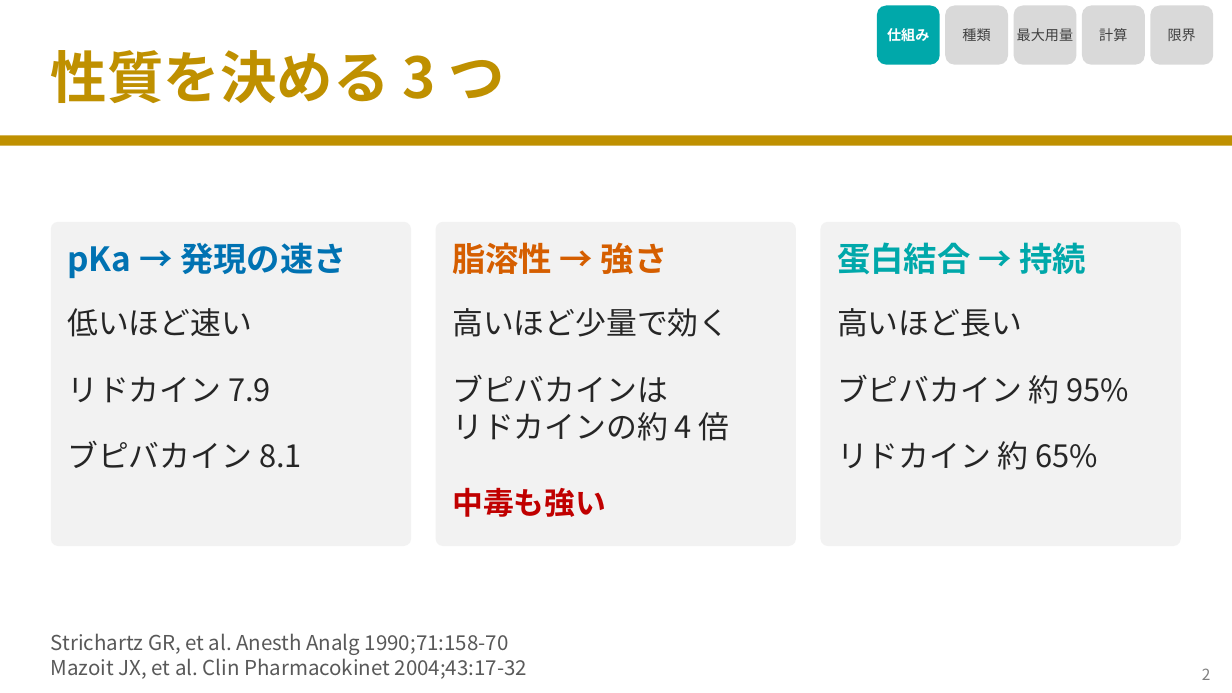
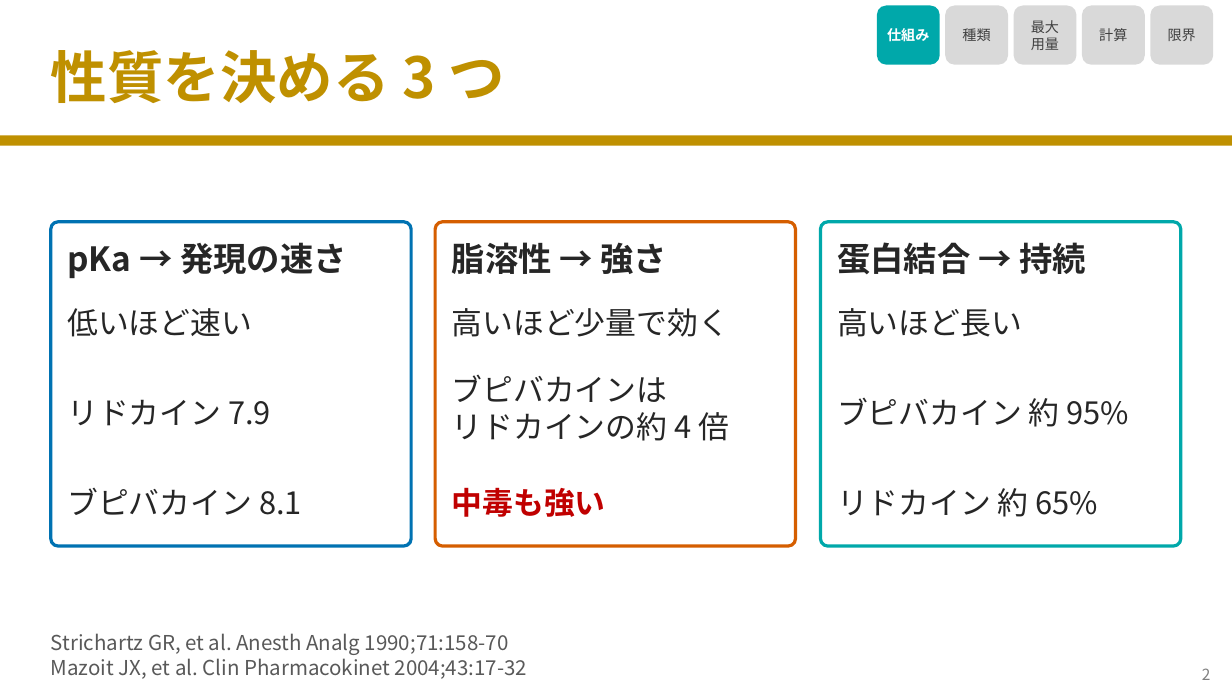
Before and after one commit to nobumitsu-3141/Anes-lecture, a slide deck: slide 3 of slides/3-11_local_anesthetics/3-11_local_anesthetics.pptx. Drawn at 1232x693 pixels with LibreOffice and Linux fonts; fonts in the diff are those of the drawing. Boxes give left, top, right and bottom in pixels: in the first picture for what was removed or moved away, otherwise in the second. Text is boxed around its words. In the diff, an @@ line names an element or a change of style, - is before the commit and + after.

```diff
--- a/slides/3-11_local_anesthetics/3-11_local_anesthetics.pptx
+++ b/slides/3-11_local_anesthetics/3-11_local_anesthetics.pptx
@@ text in rounded rectangle at [1031, 20, 1059, 50]: text changed @@
-最大用量
+最大
+用量
@@ rounded rectangle at [51, 222, 411, 546]: fill #F2F2F2 to #FFFFFF; outline none to #0072B2 2.5 pt @@
@@ text "pKa → 発現の速さ" at [67, 242, 347, 278]: text colour #0072B2 to #262626 @@
@@ rounded rectangle at [435, 222, 796, 546]: fill #F2F2F2 to #FFFFFF; outline none to #D55E00 2.5 pt @@
@@ text "脂溶性 → 強さ" at [452, 242, 667, 274]: text colour #D55E00 to #262626 @@
@@ rounded rectangle at [821, 222, 1181, 546]: fill #F2F2F2 to #FFFFFF; outline none to #00A8AA 2.5 pt @@
@@ text "蛋白結合 → 持続" at [837, 242, 1086, 274]: text colour #00A8AA to #262626 @@
@@ text "リドカイン 7.9": place and size @@
-text "リドカイン 7.9" at [67, 376, 271, 403]
+text "リドカイン 7.9" at [67, 399, 271, 426]
@@ text "ブピバカイン 約 95%": place and size @@
-text "ブピバカイン 約 95%" at [837, 375, 1129, 404]
+text "ブピバカイン 約 95%" at [837, 398, 1129, 427]
@@ text "ブピバカイン 8.1": place and size @@
-text "ブピバカイン 8.1" at [67, 441, 302, 468]
+text "ブピバカイン 8.1" at [67, 488, 302, 515]
@@ text "リドカイン 約 65%": place and size @@
-text "リドカイン 約 65%" at [837, 441, 1099, 470]
+text "リドカイン 約 65%" at [837, 488, 1099, 517]
```
Also in this commit, not shown: 8 other slides changed, 7 other files.
